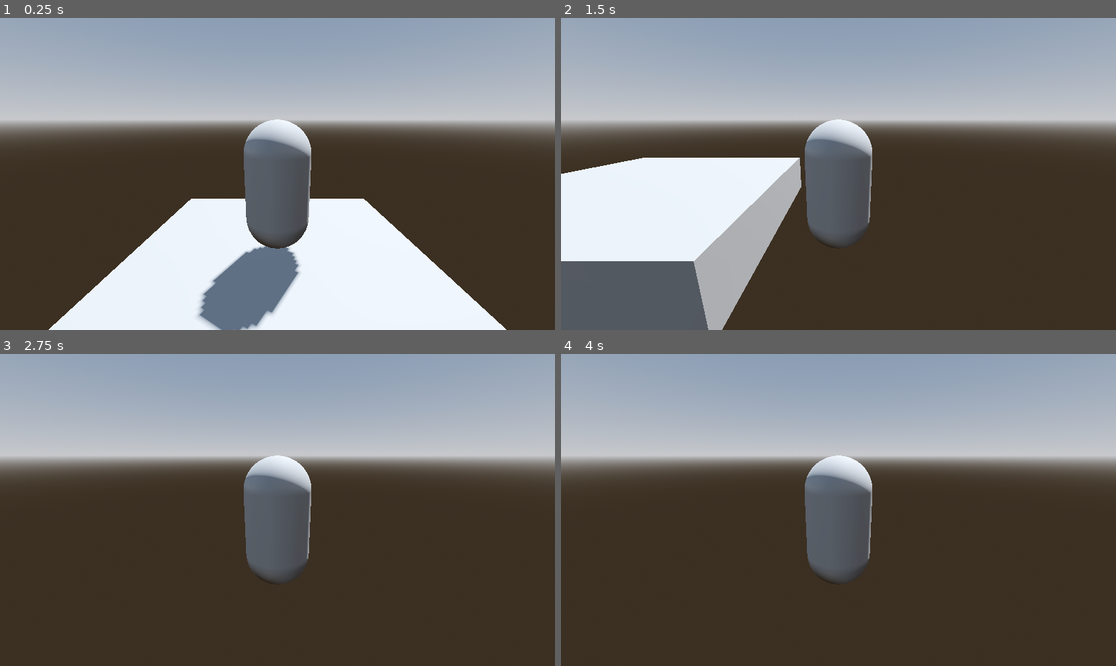
Above: before the commit, frames 1-4 (two rows, left to right).
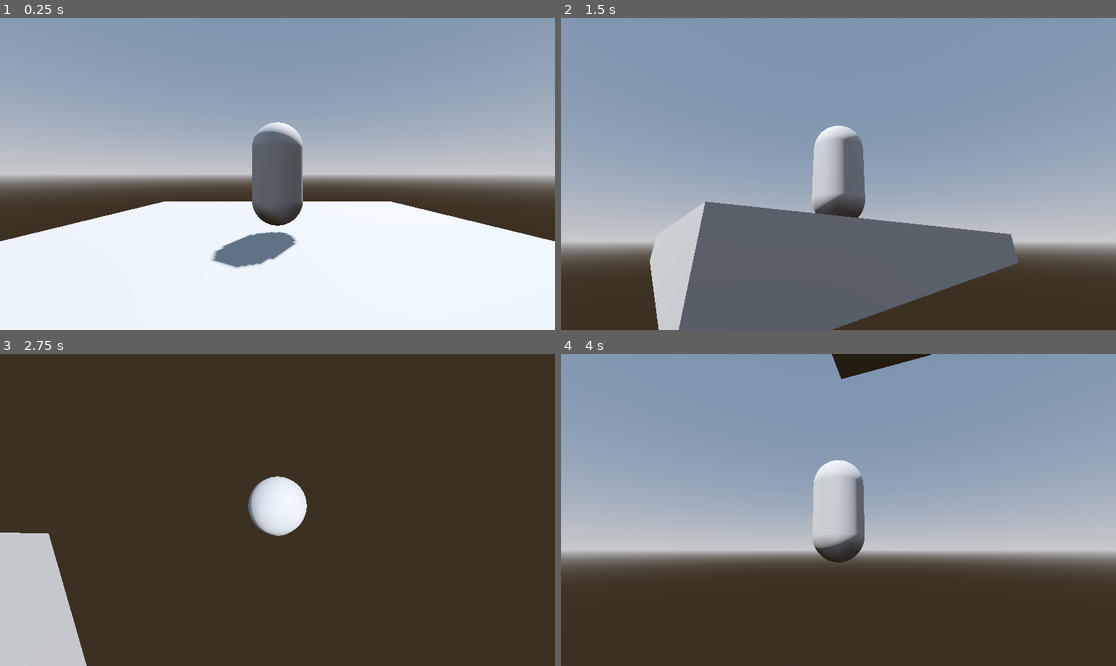
Above: after the commit, the same moments.

Repository: ChWh2/Thailand-Horror-Jam-2024
Game: Godot game, scene res://Scenes/main.tscn
Same seed, same stepped clock (60 frames per second), same inputs: the game is played once before the commit and once after it.
Inputs (mouse positions are in pixels of both pictures, inside the frame that each line leads up to):
- Up to frame 1 (0.25 s): no input
- Up to frame 2 (1.5 s): move the mouse to (960, 158) at 0.52 s; hold D (Right) 0.53-1.28 s; click (960, 158) at 0.67 s; move the mouse to (727, 189) at 1.27 s; hold S (Down) from 1.28 s (still down); click (727, 189) at 1.42 s
- Up to frame 3 (2.75 s): move the mouse to (333, 441) at 2.02 s; release S (Down) at 2.03 s; hold D (Right) from 2.03 s (still down); click (333, 441) at 2.17 s
- Up to frame 4 (4 s): move the mouse to (810, 572) at 2.77 s; release D (Right) at 2.78 s; hold W (Up) 2.78-3.53 s; click (810, 572) at 2.92 s; move the mouse to (1005, 556) at 3.52 s; hold A (Left) from 3.53 s (still down); click (1005, 556) at 3.67 s

The runs differ from the first frame. In frame 1, 54% of the frame differs, in the area x 0-100%, y 15-100%; in frame 2, 81%, in the area x 0-100%, y 3-100%; in frame 3, 47%; in frame 4, 58%.

Commit message:
Added Camera Controller

Diff:
--- a/Scenes/Player.tscn
+++ b/Scenes/Player.tscn
@@ -1,6 +1,7 @@
-[gd_scene load_steps=4 format=3 uid="uid://chjq0e1hhhrvl"]
+[gd_scene load_steps=5 format=3 uid="uid://chjq0e1hhhrvl"]
 
-[ext_resource type="Script" path="res://Scenes/player.gd" id="1_5it6q"]
+[ext_resource type="Script" path="res://Scripts/player.gd" id="1_5it6q"]
+[ext_resource type="Script" path="res://Scripts/CameraController.gd" id="2_k4q0f"]
 
 [sub_resource type="CapsuleMesh" id="CapsuleMesh_h8dra"]
 
@@ -15,5 +16,14 @@
 [node name="CollisionShape3D" type="CollisionShape3D" parent="."]
 shape = SubResource("CapsuleShape3D_v7vi2")
 
-[node name="Camera3D" type="Camera3D" parent="."]
-transform = Transform3D(1, 0, 0, 0, 0.965926, 0.258819, 0, -0.258819, 0.965926, 0, 1, 3)
+[node name="Neck" type="Node3D" parent="."]
+
+[node name="Camera3D" type="Camera3D" parent="Neck" node_paths=PackedStringArray("player", "neck", "lookRay")]
+transform = Transform3D(1, 0, 0, 0, 1, 0, 0, 0, 1, 0, 0, 3)
+script = ExtResource("2_k4q0f")
+player = NodePath("../..")
+neck = NodePath("..")
+lookRay = NodePath("../RayCast3D")
+
+[node name="RayCast3D" type="RayCast3D" parent="Neck"]
+target_position = Vector3(0, 0, 0)
--- a/Scenes/main.tscn
+++ b/Scenes/main.tscn
@@ -29,4 +29,4 @@
 [node name="CSGBox3D" type="CSGBox3D" parent="."]
 transform = Transform3D(1, 0, 0, 0, 1, 0, 0, 0, 1, 0, -2, 0)
 use_collision = true
-size = Vector3(5, 1, 5)
+size = Vector3(10, 1, 10)
--- /dev/null
+++ b/Scripts/CameraController.gd
@@ -0,0 +1,29 @@
+extends Camera3D
+
+@export var player : CharacterBody3D
+@export var neck : Node3D
+
+@export var lookRay : RayCast3D
+@export var lookRayDistance : float = 4.0
+
+func _ready():
+	lookRay.target_position = Vector3.BACK * lookRayDistance
+
+func _physics_process(delta):
+	if lookRay.get_collider():
+		position.z = lookRay.get_collision_point().length() - 1.0
+	else:
+		position.z = lookRayDistance
+
+func _unhandled_input(event):
+	if event is InputEventMouseButton:
+		Input.mouse_mode = Input.MOUSE_MODE_CAPTURED
+	elif event.is_action_pressed("ui_cancel"):
+		Input.mouse_mode = Input.MOUSE_MODE_VISIBLE
+
+	if event is InputEventMouseMotion:
+		neck.rotate_x(event.relative.y * 0.01)
+
+		neck.rotation.x = clamp(neck.rotation.x, deg_to_rad(-90), deg_to_rad(30))
+
+		player.rotate_y(event.relative.x * 0.01)
Renamed: Scenes/player.gd -> Scripts/player.gd
